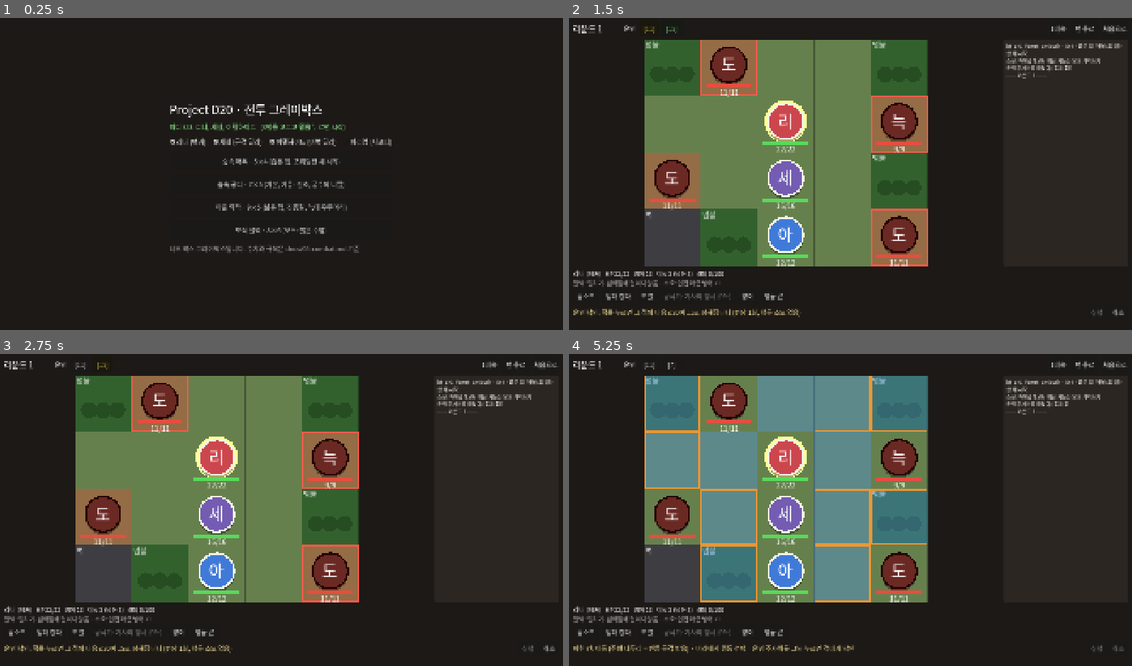
Above: before the commit, frames 1-4 (two rows, left to right).
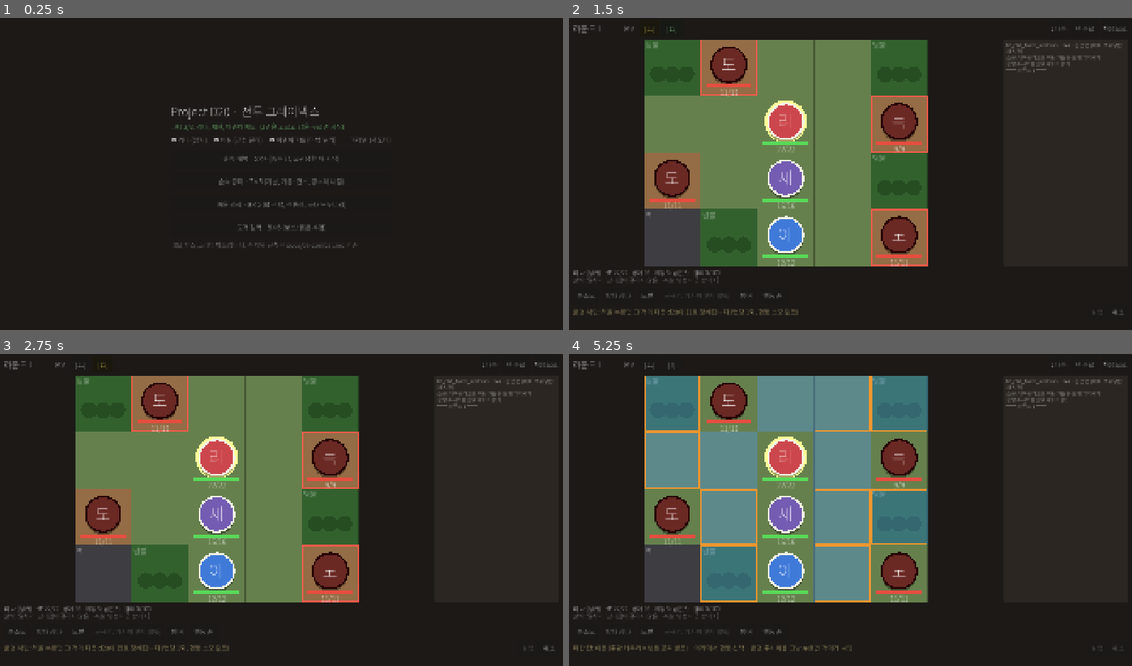
Above: after the commit, the same moments.

Repository: qruse/game
Game: Godot game, scene res://main.tscn
Same seed, same stepped clock (60 frames per second), same inputs: the game is played once before the commit and once after it.
Inputs:
- Up to frame 1 (0.25 s): no input
- Up to frame 2 (1.5 s): click "숲속 매복 · 5×4 (좁은 맵, 포위당한 채 시작)" at 0.5 s; click "[11]" at 1.25 s
- Up to frame 3 (2.75 s): click "[15]" at 2 s
- Up to frame 4 (5.25 s): click "1배속" at 2.75 s; click "2배속" at 3.5 s; click "처음으로" at 4.25 s; click "숲속 매복 · 5×4 (좁은 맵, 포위당한 채 시작)" at 5 s

The runs differ from the first frame. In frame 1, 2.9% of the frame differs, in the area x 30-70%, y 27-76%; in frame 2, 2.9%; in frame 3, 2.9%; in frame 4, 3.0%, in the area x 0-99%, y 2-96%.

Commit message:
Prototype: web/mobile build prep
Bundled Noto Sans KR subset (OFL, license included) since browsers have no
system Korean font; art copied into godot/art by tools/web/prepare_web.py and
loaded via res:// with fallback to art/final; touch devices use a 1280x720 base
so text and buttons are 1.5x larger; Web export preset (single-threaded).

Co-Authored-By: Claude Opus 5.5 <noreply@anthropic.com>

Diff:
--- a/godot/scripts/main.gd
+++ b/godot/scripts/main.gd
@@ -51,6 +51,9 @@
 
 
 func _ready() -> void:
+	# 휴대폰·태블릿: 기준 화면을 줄여서 글자와 버튼을 1.5배로 키운다
+	if DisplayServer.is_touchscreen_available() or "--touch" in OS.get_cmdline_user_args():
+		get_window().content_scale_size = Vector2i(1280, 720)
 	_setup_theme()
 	var bg := ColorRect.new()
 	bg.color = Color(0.11, 0.10, 0.09)
@@ -127,9 +130,13 @@
 
 func _setup_theme() -> void:
 	var th := Theme.new()
-	var f := SystemFont.new()
-	f.font_names = PackedStringArray(["Malgun Gothic", "맑은 고딕", "Noto Sans CJK KR", "Noto Sans KR", "Apple SD Gothic Neo", "sans-serif"])
-	th.default_font = f
+	# 웹에는 시스템 글꼴이 없어서 함께 넣은 Noto Sans KR 을 먼저 쓴다 (tools/web/prepare_web.py)
+	if ResourceLoader.exists("res://fonts/NotoSansKR-Game.ttf"):
+		th.default_font = load("res://fonts/NotoSansKR-Game.ttf")
+	else:
+		var f := SystemFont.new()
+		f.font_names = PackedStringArray(["Malgun Gothic", "맑은 고딕", "Noto Sans CJK KR", "Noto Sans KR", "Apple SD Gothic Neo", "sans-serif"])
+		th.default_font = f
 	th.default_font_size = 22
 	theme = th
 
@@ -331,19 +338,16 @@
 	_refresh()
 
 
-## 저장소의 art/final 에 SD 그림이 있으면 쓴다 (없으면 동그라미)
+## 그림을 찾는다: 웹 빌드는 godot/art (tools/web/prepare_web.py 가 복사), PC 실행은 저장소의 art/final 을 직접 읽는다.
+## 없으면 동그라미로 그린다
 func _load_sprites() -> void:
 	board.sprites.clear()
 	board.cutins.clear()
 	icons.clear()
 	board.bg_tex = null
 	var map_id: String = battle.title.get_slice(" ", 0)
-	var bg_path := ProjectSettings.globalize_path("res://").path_join("../art/final/backgrounds/battle/%s.png" % map_id)
-	if battle.bg_grid.z > 0 and FileAccess.file_exists(bg_path):
-		var bimg := Image.load_from_file(bg_path)
-		if bimg != null:
-			board.bg_tex = ImageTexture.create_from_image(bimg)
-	var art_root := ProjectSettings.globalize_path("res://").path_join("../art/final/characters")
+	if battle.bg_grid.z > 0:
+		board.bg_tex = _tex("backgrounds/battle/%s.png" % map_id)
 	for u in battle.units:
 		if u.side != "ally":
 			continue
@@ -353,24 +357,28 @@
 		var pre := folder.get_slice("_", 0)
 		var frames := {}
 		for pose in ["idle", "attack", "skill", "hit", "down"]:
-			var t := _tex(art_root.path_join(folder).path_join("%s_sd_%s.png" % [pre, pose]))
+			var t := _tex("characters/%s/%s_sd_%s.png" % [folder, pre, pose])
 			if t != null:
 				frames[pose] = t
 		if frames.has("idle"):
 			board.sprites[u.uid] = frames
-		var ct := _tex(art_root.path_join(folder).path_join("%s_cutin.png" % pre))
+		var ct := _tex("characters/%s/%s_cutin.png" % [folder, pre])
 		if ct != null:
 			board.cutins[u.uid] = ct
 		var acts: Array = Defs.ALLIES[u.key].actions
-		var icon_dir := art_root.path_join("../icons/skills")
 		for pair in [[acts[1], "skill1"], [acts[2], "skill2"], [Defs.ALLIES[u.key].ult, "ult"]]:
-			var it := _tex(icon_dir.path_join("%s_icon_%s.png" % [pre, pair[1]]))
+			var it := _tex("icons/skills/%s_icon_%s.png" % [pre, pair[1]])
 			if it != null:
 				icons[pair[0]] = it
 
 
-func _tex(path: String) -> Texture2D:
-	if not FileAccess.file_exists(path):
+## rel: art/final 아래 경로
+func _tex(rel: String) -> Texture2D:
+	var res := "res://art/" + rel
+	if ResourceLoader.exists(res):
+		return load(res)
+	var path := ProjectSettings.globalize_path("res://").path_join("../art/final/" + rel)
+	if OS.has_feature("web") or not FileAccess.file_exists(path):
 		return null
 	var img := Image.load_from_file(path)
 	return ImageTexture.create_from_image(img) if img != null else null
Not shown, added: godot/export_presets.cfg
Binary file added: godot/fonts/NotoSansKR-Game.ttf
Not shown, added: godot/fonts/NotoSansKR-Game.ttf.import
Not shown, added: godot/fonts/NotoSansKR-LICENSE.txt
Not shown, changed: .gitignore
Not shown, added: tools/web/prepare_web.py
